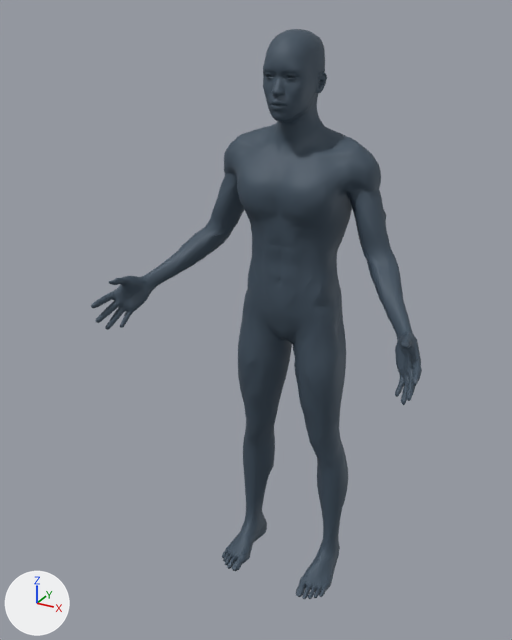
A saved change to the glTF model tests/twin-browser/assets/twin-anatomy-muscular-candidate.glb.
One viewpoint serves both versions: a 50 mm lens placed at (0.917, -1.947, 1.904), pointed at (-0.07, -0.153, 1.007). Every picture has the same lights, and +X, +Y and +Z are marked at lower left. The picture after the commit comes second.

The first picture shows 'twin-region:abs', 'twin-region:arms', 'twin-region:chest', 'twin-region:core', 'twin-region:legs', 'twin-region:neutral', 'twin-region:shoulders' and 1 more.
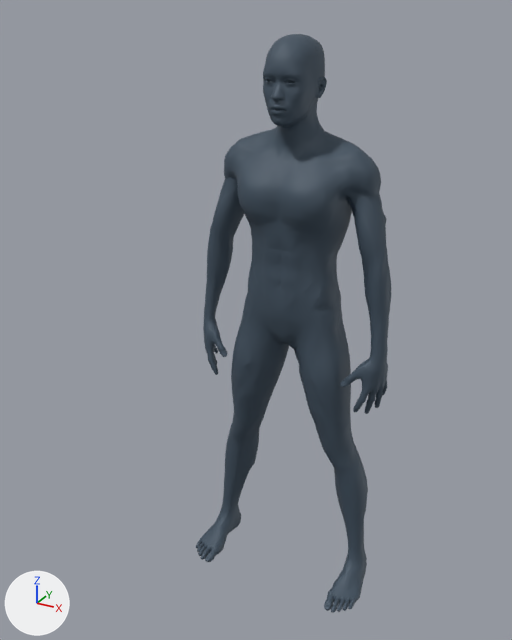
What differs and where, as boxes [x1, y1, x2, y2] in the pictures (512 x 640 px; the box of a moved part takes in the faces that stretch with it):
'twin-region:neutral', reshaped (42% narrower)
    before: [91, 29, 422, 599]
    after: [196, 34, 388, 613]
'twin-region:legs', reshaped (32% wider)
    before: [238, 309, 348, 548]
    after: [222, 312, 368, 558]
'twin-region:arms', reshaped (28% narrower)
    before: [149, 184, 411, 341]
    after: [204, 189, 392, 355]
part 1 of me_twin_region_neutral, moved or reshaped
    before: [240, 29, 358, 180]
    after: [240, 34, 357, 184]
part 2 of me_twin_region_neutral, moved or reshaped
    before: [395, 324, 422, 405]
    after: [340, 349, 388, 414]
part 3 of me_twin_region_neutral, moved or reshaped
    before: [296, 541, 340, 599]
    after: [324, 552, 367, 613]
part 4 of me_twin_region_neutral, moved or reshaped
    before: [340, 214, 350, 224]
    after: [340, 218, 350, 228]
part 5 of me_twin_region_neutral, moved or reshaped
    before: [91, 272, 153, 330]
    after: [203, 312, 228, 375]
part 6 of me_twin_region_neutral, moved or reshaped
    before: [222, 511, 267, 571]
    after: [196, 505, 241, 562]
part 7 of me_twin_region_arms, moved or reshaped
    before: [351, 202, 411, 341]
    after: [352, 207, 392, 355]
part 8 of me_twin_region_arms, moved or reshaped
    before: [149, 184, 244, 290]
    after: [204, 189, 245, 316]

The change in detail:
me_twin_region_neutral is used by ob_twin_region_neutral; location (0.0, 0.0, 0.0).
me_twin_region_neutral had 10261 vertices, 20262 faces and spanned x -0.52..0.52, y -0.4..0.07, z 0.0..1.85.
me_twin_region_neutral now has 10261 vertices, 20262 faces and spans x -0.33..0.33, y -0.22..0.07, z 0.0..1.84.
me_twin_region_neutral part 1: the loose piece of 4620 vertices spanning x -0.19..0.19, y -0.18..0.06, z 1.45..1.85 is moved by (0.0, 0.0, -0.01).
me_twin_region_neutral part 2: the loose piece of 1629 vertices spanning x 0.41..0.52, y -0.4..-0.19, z 0.97..1.13 is multiplied about its middle by the matrix ((0.469, 0.631, -0.618), (-0.789, -0.014, -0.614), (-0.396, 0.776, 0.491)), then moved by (-0.17, 0.24, -0.21).
me_twin_region_neutral part 3: the loose piece of 1095 vertices spanning x 0.11..0.21, y -0.22..0.06, z 0.0..0.12 is moved by (0.11, -0.01, 0.0).
me_twin_region_neutral part 4: the loose piece of 8 vertices spanning x 0.16..0.17, y -0.05..0.0, z 1.31..1.35 is moved by (0.0, 0.0, -0.01).
me_twin_region_neutral part 5: the loose piece of 1629 vertices spanning x -0.52..-0.41, y -0.4..-0.19, z 0.97..1.13 is multiplied about its middle by the matrix ((0.469, -0.631, 0.618), (0.789, -0.014, -0.614), (0.396, 0.776, 0.491)), then moved by (0.17, 0.24, -0.21).
me_twin_region_neutral part 6: the loose piece of 1095 vertices spanning x -0.21..-0.11, y -0.22..0.06, z 0.0..0.12 is moved by (-0.11, -0.01, 0.0).
Other edits to the shape of me_twin_region_neutral do not show in these pictures.
me_twin_region_arms is used by ob_twin_region_arms; location (0.0, 0.0, 0.0).
me_twin_region_arms had 666 vertices, 1248 faces and spanned x -0.44..0.44, y -0.234..0.035, z 1.062..1.401.
me_twin_region_arms now has 666 vertices, 1248 faces and spans x -0.329..0.329, y -0.077..0.037, z 0.924..1.389.
me_twin_region_arms part 7: 333 of 666 vertices moved; they spanned x 0.17..0.44, y -0.234..0.035, z 1.062..1.401 and now span x 0.17..0.329, y -0.077..0.037, z 0.924..1.389; mean shift (-0.048, 0.066, -0.069); largest move (0.415, -0.234, 1.091) -> (0.29, -0.044, 0.928).
me_twin_region_arms part 8: 333 of 666 vertices moved; they spanned x -0.44..-0.17, y -0.234..0.035, z 1.062..1.401 and now span x -0.329..-0.17, y -0.077..0.037, z 0.924..1.389; mean shift (0.048, 0.066, -0.069); largest move (-0.415, -0.234, 1.091) -> (-0.29, -0.044, 0.928).
me_twin_region_legs is used by ob_twin_region_legs; location (0.0, 0.0, 0.0).
me_twin_region_legs had 1044 vertices, 1994 faces and spanned x -0.206..0.206, y -0.128..0.071, z 0.108..1.021.
me_twin_region_legs now has 1044 vertices, 1994 faces and spans x -0.292..0.292, y -0.129..0.066, z 0.11..1.01.
me_twin_region_legs part 9: 1044 of 1044 vertices moved; they spanned x -0.206..0.206, y -0.128..0.071, z 0.108..1.021 and now span x -0.292..0.292, y -0.129..0.066, z 0.11..1.01; mean shift (0.0, -0.003, -0.007).
